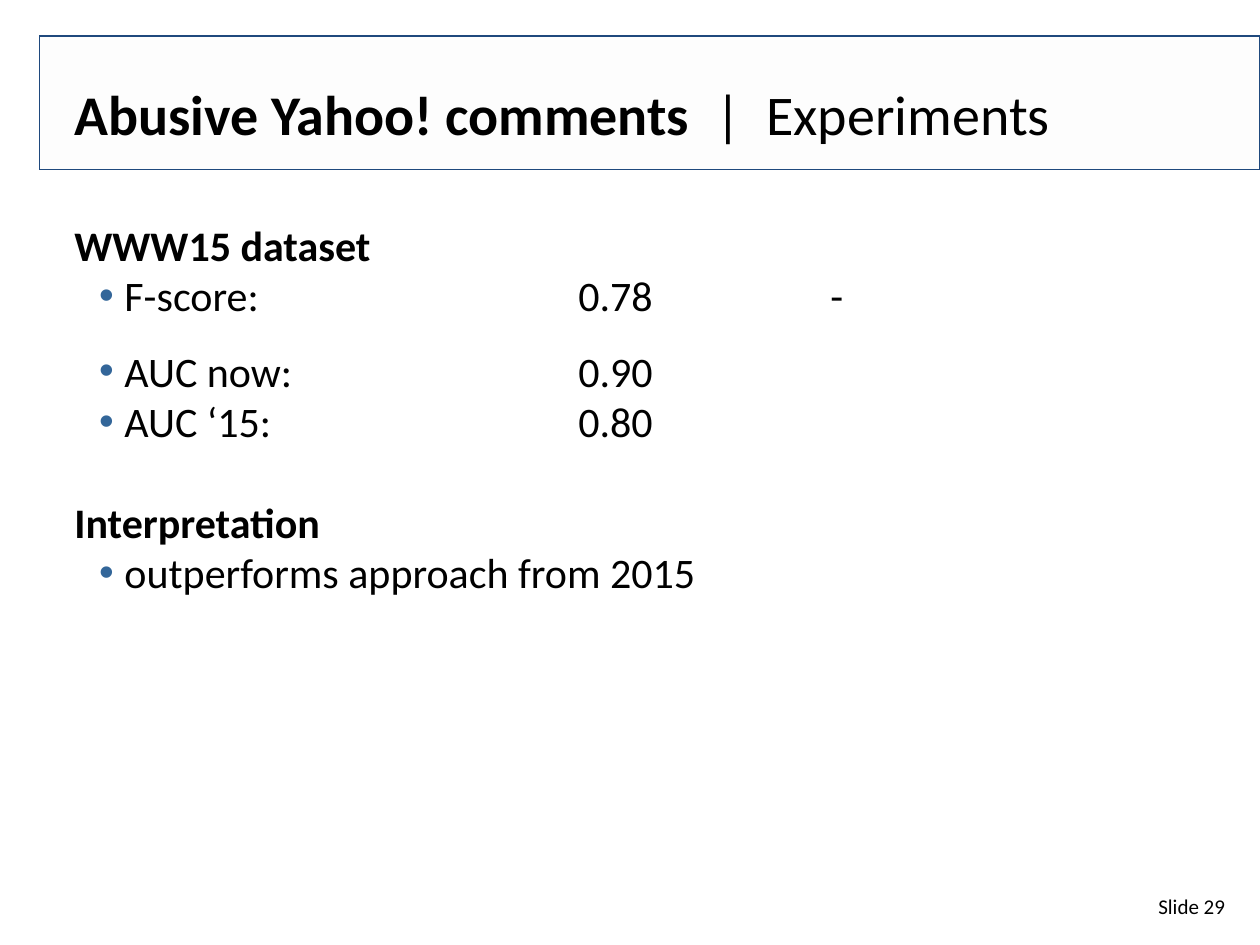
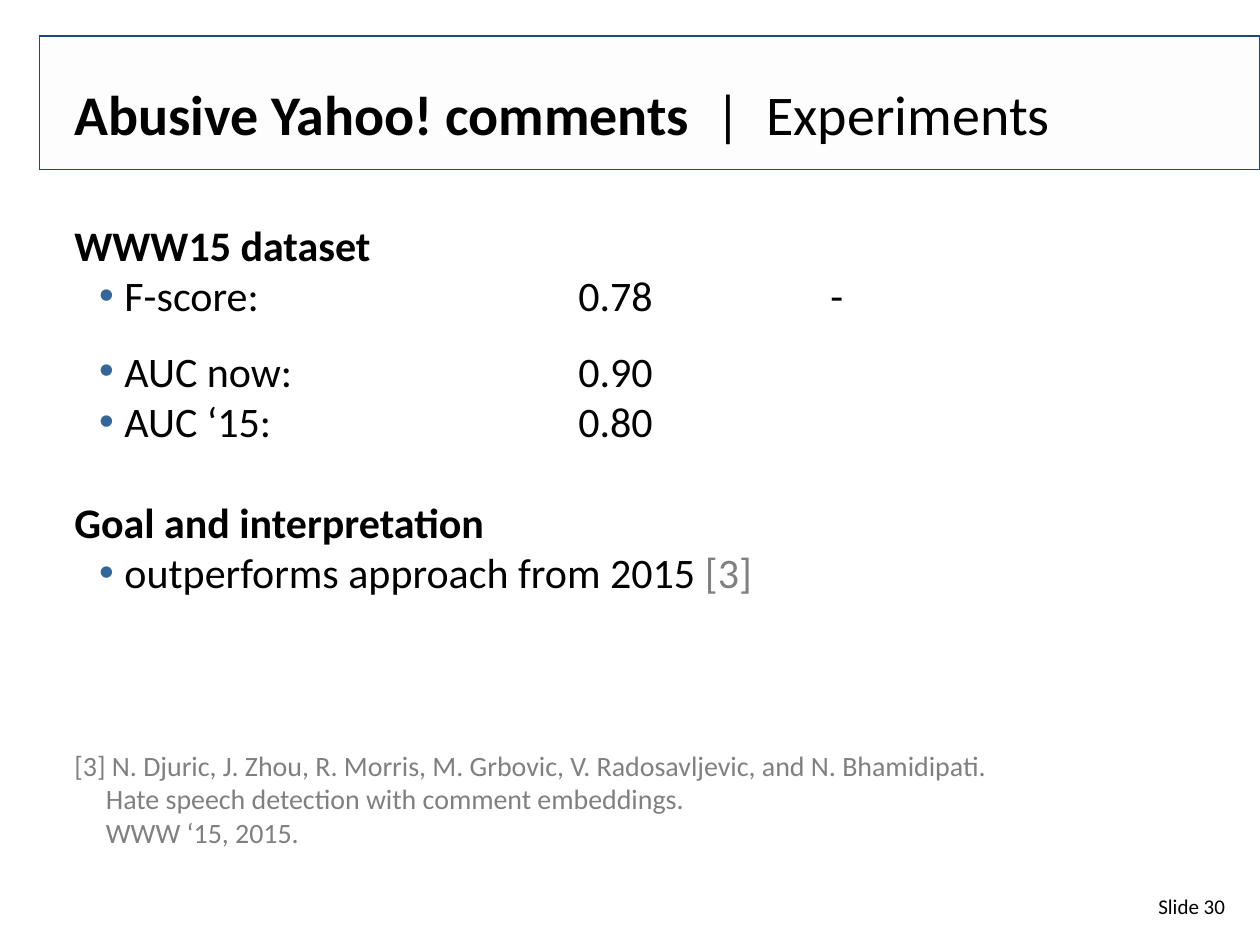
Before and after one commit to IllDepence/websci_ss2017, a slide deck: slide 30 of pres/Tarek_Saier_Abusive_behavior_in_social_media.odp (slide 29 before the commit). Drawn at 1260x945 pixels with LibreOffice and Linux fonts; fonts in the diff are those of the drawing; background and template pictures are left out. Boxes give left, top, right and bottom in pixels: in the first picture for what was removed or moved away, otherwise in the second. Text is boxed around its words. In the diff, an @@ line names an element or a change of style, - is before the commit and + after.

```diff
--- a/pres/Tarek_Saier_Abusive_behavior_in_social_media.odp
+++ b/pres/Tarek_Saier_Abusive_behavior_in_social_media.odp
@@ text at <box>74,508,985,846</box>: text changed; size 24 to 16 pt; text colour #000000 to #808080 @@
-Interpretation
-  • outperforms approach from 2015
+Goal and interpretation
+  • outperforms approach from 2015 [3]
+[3] N. Djuric, J. Zhou, R. Morris, M. Grbovic, V. Radosavljevic, and N. Bhamidipati.
+Hate speech detection with comment embeddings.
+WWW ‘15, 2015.
@@ page number at <box>1158,899,1225,914</box>: text changed @@
-Slide 29
+Slide 30
```
Also in this commit, not shown: 9 other slides changed, 1 slide added, 2 other files.
